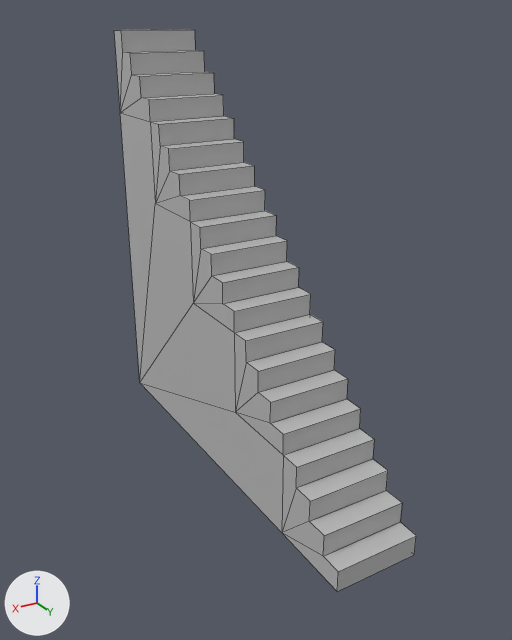
What one commit did to the FBX model Assets/Level Geo/Stairs.fbx.
One viewpoint serves both versions: a 50 mm lens placed at (0.0785, 0.0833, 0.1034), pointed at (-0.002, -0.0508, 0.0364). The axes (+X, +Y, +Z) are drawn at lower left. The lights are the same throughout. Mesh edges are drawn as thin lines. Where no turn or scale is listed for an object, it has been applied to the vertices.

Script lines for the objects in view, before the commit:
```python
me_mesh = bpy.data.meshes.new('Mesh')
me_mesh.from_pydata(...)  # 94 vertices, 92 faces; spans x -0.01..0.01, y -0.1..0.0, z 0.0..0.1
me_mesh.materials.append(mat_lambert1)  # grey #bcbcbc
ob_stairs1 = bpy.data.objects.new('Stairs1', me_mesh)
ob_stairs1.location = (0.0, 0.0, 0.0)
```
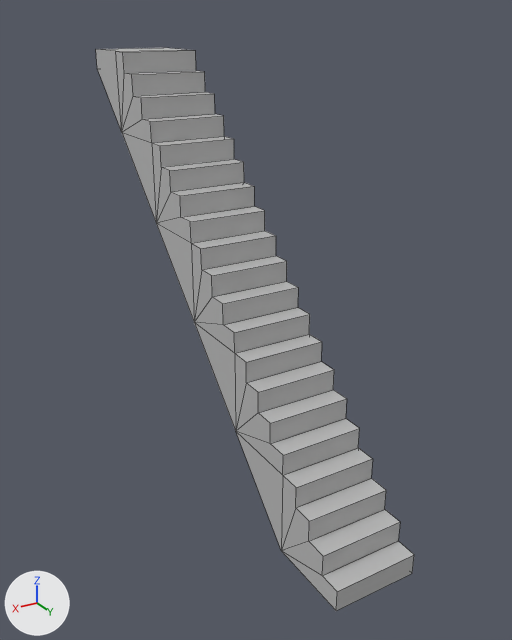
What differs and where, as boxes [x1, y1, x2, y2] in the pictures (512 x 640 px):
'Stairs1', reshaped, moved
    before: [114, 29, 416, 591]
    after: [96, 48, 414, 611]
part 1 of me_mesh, built on
    before: [120, 113, 283, 533]
    after: [96, 48, 283, 549]

The change in detail:
me_mesh is used by ob_stairs1; location (0.0, 0.0, 0.0).
me_mesh had 94 vertices, 92 faces and spanned x -0.01..0.01, y -0.1..0.0, z 0.0..0.1.
me_mesh now has 96 vertices, 98 faces and spans x -0.01..0.01, y -0.115..0.0, z 0.0..0.1.
Part 1, on me_mesh:
2 vertices are removed from x -0.01..0.01, y -0.1, z 0.0.
11 faces are deleted.
4 vertices are added at (0.01, -0.115, 0.095), (-0.01, -0.115, 0.095), (0.01, -0.115, 0.1), (-0.01, -0.115, 0.1).
17 new faces join them.
Object 'Stairs1' (ob_stairs1) moves from (0.0, 0.0, 0.0) to (0.0, 0.0, -0.005).
